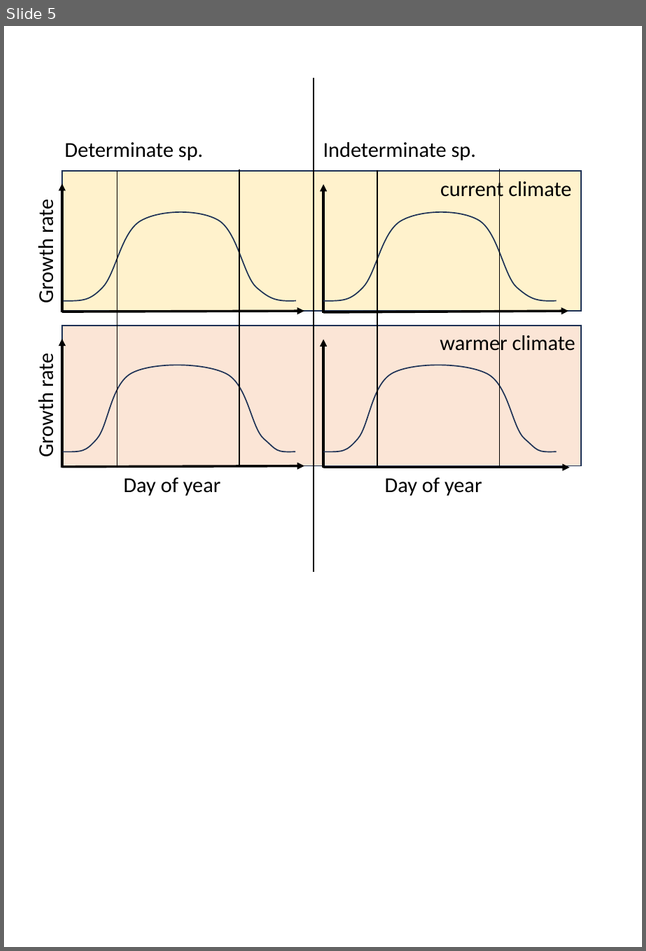
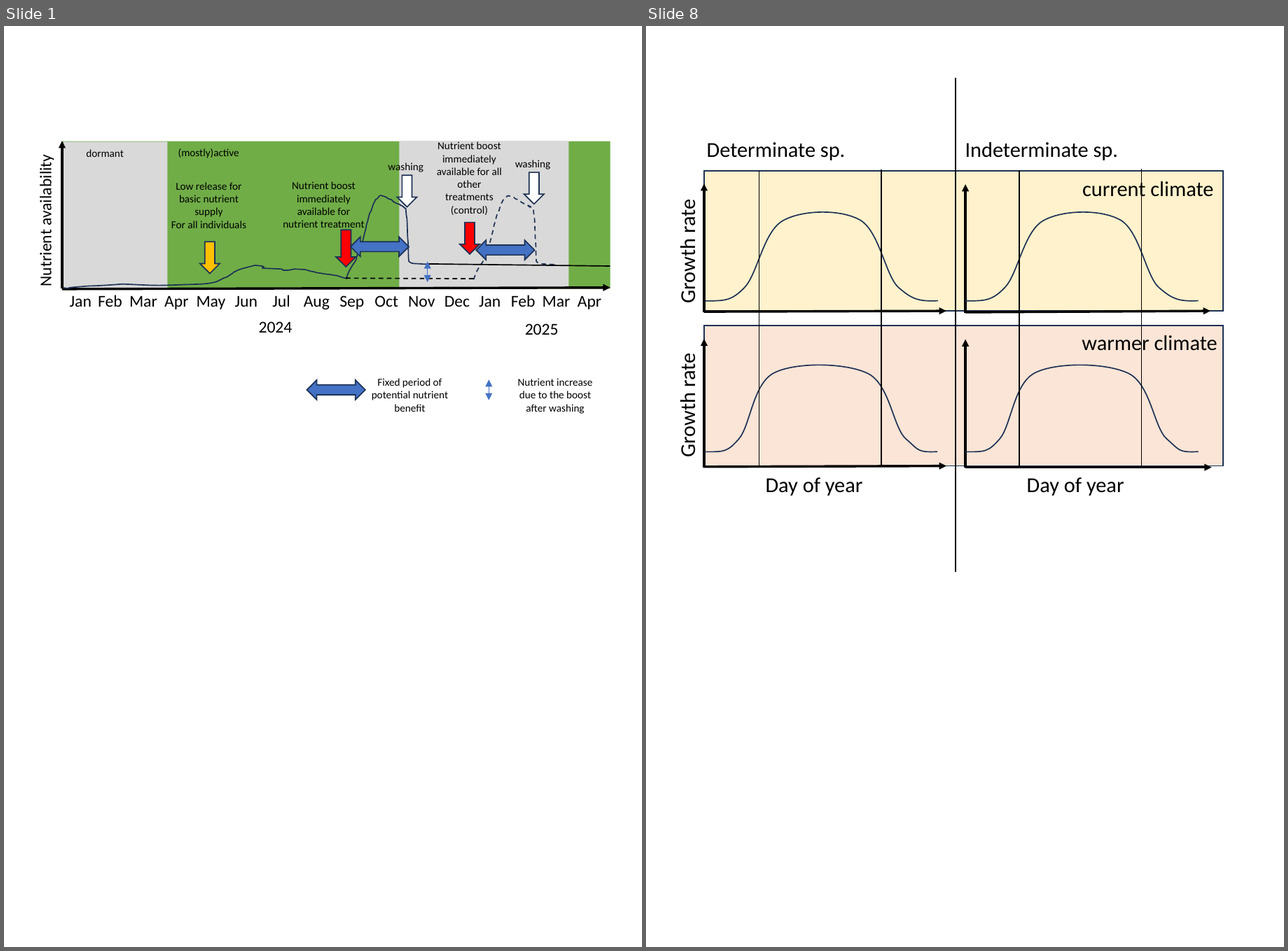
Before and after one commit to FrederikBaumgarten/PlantDeterminism, a slide deck: figures/figures_determinism.pptx. Shown side by side, each under a label of ours: slide 5 before the commit, slides 1 and 8 after it; the slides between them are not shown. The pictures are 646x951 and 1288x951 pixels, drawn with LibreOffice and Linux fonts; fonts in the diff are those of the drawing. Boxes give left, top, right and bottom in pixels: in the first picture for what was removed or moved away, otherwise in the second. Text is boxed around its words. In the diff, an @@ line names an element or a change of style, - is before the commit and + after.

```diff
--- a/figures/figures_determinism.pptx
+++ b/figures/figures_determinism.pptx
@@ slide 1 added at [4,26,642,947], background #FFFFFF @@
@@ group added at [35,141,610,414]: 28 texts, 5 up arrows, 3 rectangles, 3 freeform shapes, 3 left right arrows, 2 arrows, 2 lines, 2 double arrows @@
+2024
+Nutrient availability
+Jan
+Jun
+Sep
+Dec
+Feb
+Apr
+May
+Mar
+Aug
+Oct
+Nov
+Jul
+Jan
+Feb
+Apr
+Mar
+Low release for basic nutrient supply
+For all individuals
+Nutrient boost immediately available for nutrient treatment
+Nutrient boost immediately available for all other treatments
+(control)
+washing
+washing
+Fixed period of potential nutrient benefit
+2025
+Nutrient increase due to the boost after washing
+dormant
+(mostly)active
@@ what was slide 5 is now slide 8 @@
```
Also in this commit, not shown: 3 slides changed, 3 other slides added, 21 other files.
